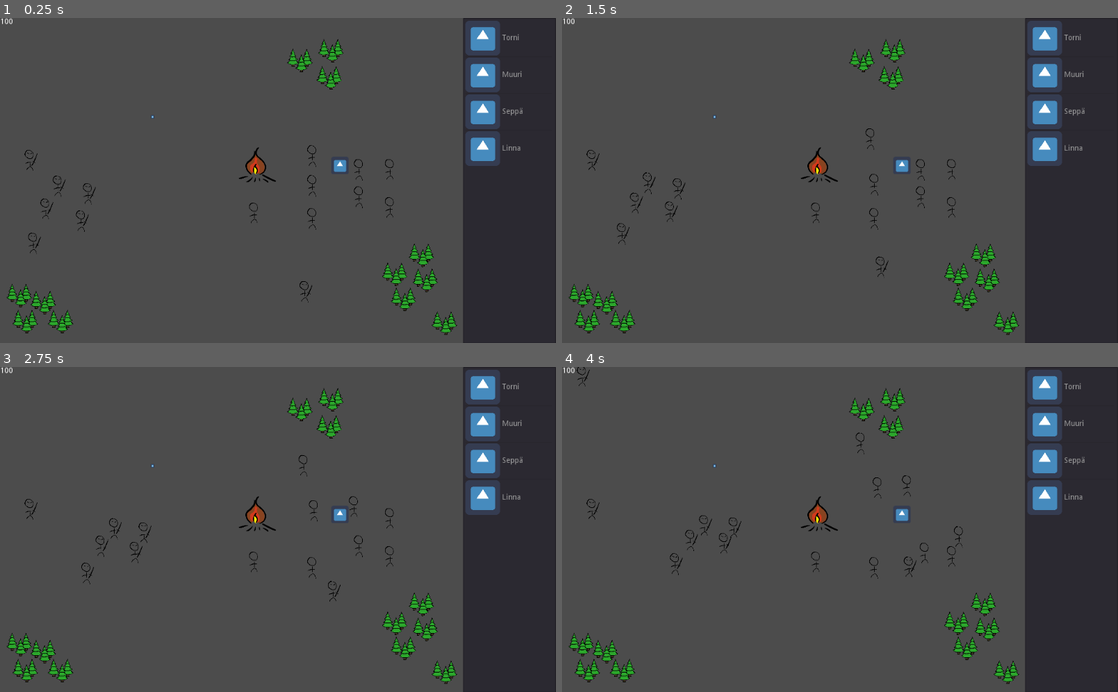
Above: before the commit, frames 1-4 (two rows, left to right).
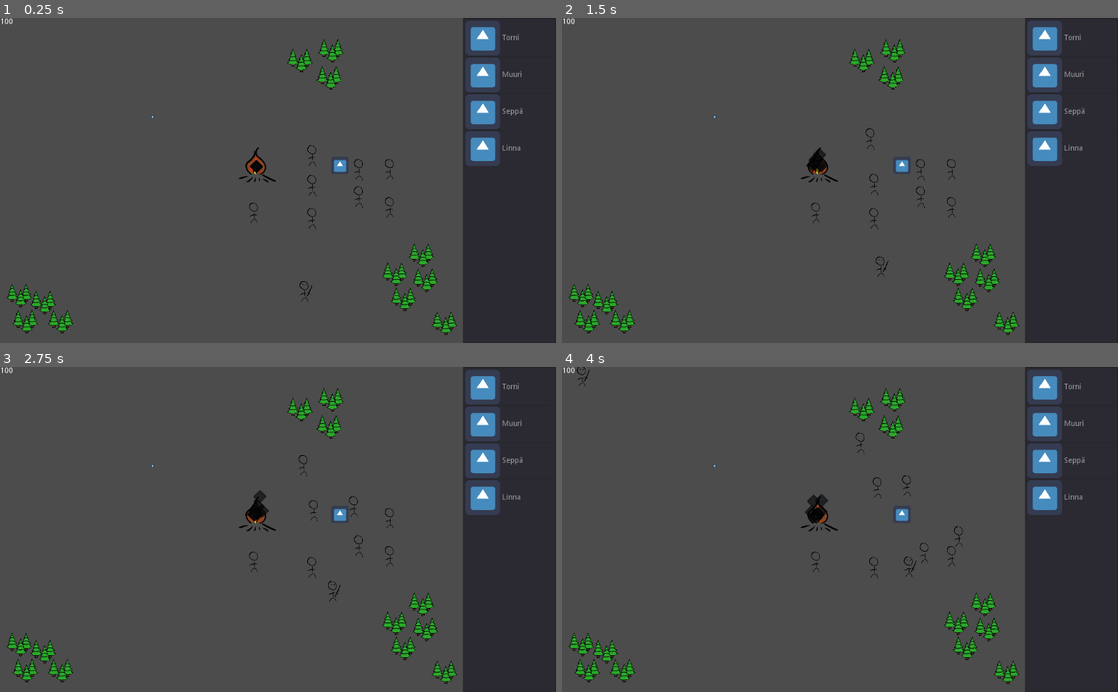
Above: after the commit, the same moments.

Repository: fedzel/pimi-tdogotit
Game: Godot game, scene res://Scenes/World.tscn
The game is run twice, just before and just after one commit, with the same random seed, the same clock (stepped at 60 frames per second) and the same inputs. The engine's default icon, where the game draws it, is replaced by a stand-in: a white triangle on a blue panel in a dark square.
Inputs (mouse positions are in pixels of both pictures, inside the frame that each line leads up to):
- Up to frame 1 (0.25 s): no input
- Up to frame 2 (1.5 s): move the mouse to (862, 63) at 0.52 s; press the mouse at (862, 63) at 0.53 s; move the mouse to (890, 83) at 1.27 s; release the mouse at (890, 83) at 1.28 s; tap Middle mouse button (middle_mouse_button) at 1.35 s; click (890, 83) at 1.42 s
- Up to frame 3 (2.75 s): move the mouse to (333, 402) at 2.02 s; press the mouse at (333, 402) at 2.03 s
- Up to frame 4 (4 s): move the mouse to (984, 607) at 2.77 s; release the mouse at (984, 607) at 2.78 s; tap Middle mouse button (middle_mouse_button) at 2.85 s; click (984, 607) at 2.92 s; move the mouse to (956, 627) at 3.52 s; press the mouse at (956, 627) at 3.53 s

The runs differ from the first frame. In frame 1, 0.2% of the frame differs, in the area x 4-48%, y 40-73%; in frame 2, 0.3%; in frame 3, 0.3%; in frame 4, 0.4%, in the area x 4-48%, y 39-65%.

Commit message:
BonfireTask created

Diff:
--- a/Scenes/Bonfire.tscn
+++ b/Scenes/Bonfire.tscn
@@ -1,8 +1,11 @@
-[gd_scene load_steps=4 format=2]
+[gd_scene load_steps=5 format=2]
 
 [ext_resource path="res://Scenes/Building.tscn" type="PackedScene" id=1]
 [ext_resource path="res://Scripts/Bonfire.gd" type="Script" id=2]
 [ext_resource path="res://Assets/Fire.png" type="Texture" id=3]
+
+[sub_resource type="RectangleShape2D" id=1]
+extents = Vector2( 17.9073, 29.0658 )
 
 [node name="Bonfire" instance=ExtResource( 1 )]
 script = ExtResource( 2 )
@@ -10,3 +13,10 @@
 [node name="Sprite" parent="." index="1"]
 scale = Vector2( 0.2, 0.2 )
 texture = ExtResource( 3 )
+
+[node name="Area2D" type="Area2D" parent="." index="4"]
+
+[node name="CollisionShape2D" type="CollisionShape2D" parent="Area2D" index="0"]
+shape = SubResource( 1 )
+[connection signal="input_event" from="." to="." method="_on_Bonfire_input_event"]
+[connection signal="input_event" from="Area2D" to="." method="_on_Area2D_input_event"]
--- a/Scenes/Villager.tscn
+++ b/Scenes/Villager.tscn
@@ -4,9 +4,9 @@
 [ext_resource path="res://Scripts/Villager.gd" type="Script" id=2]
 [ext_resource path="res://Assets/Villager.png" type="Texture" id=3]
 
-[node name="Villager" instance=ExtResource( 1 )]
+[node name="Villager" index="0" instance=ExtResource( 1 )]
 collision_layer = 2
-collision_mask = 15
+collision_mask = 4
 script = ExtResource( 2 )
 
 [node name="Sprite" parent="." index="0"]
--- a/Scenes/World.tscn
+++ b/Scenes/World.tscn
@@ -72,24 +72,6 @@
 [node name="Enemies" type="Node2D" parent="Navigation2D"]
 editor/display_folded = true
 
-[node name="Extinguisher5" parent="Navigation2D/Enemies" instance=ExtResource( 2 )]
-position = Vector2( 96.2452, 314.798 )
-
-[node name="Extinguisher4" parent="Navigation2D/Enemies" instance=ExtResource( 2 )]
-position = Vector2( 139.554, 380.792 )
-
-[node name="Extinguisher3" parent="Navigation2D/Enemies" instance=ExtResource( 2 )]
-position = Vector2( 151.927, 329.234 )
-
-[node name="Extinguisher2" parent="Navigation2D/Enemies" instance=ExtResource( 2 )]
-position = Vector2( 51.2991, 422.341 )
-
-[node name="Extinguisher" parent="Navigation2D/Enemies" instance=ExtResource( 2 )]
-position = Vector2( 73.56, 358.106 )
-
-[node name="Saboteur" parent="Navigation2D/Enemies" instance=ExtResource( 3 )]
-position = Vector2( 54.0627, 266.338 )
-
 [node name="Soldier" parent="Navigation2D/Enemies" instance=ExtResource( 7 )]
 position = Vector2( 555.699, 516.739 )
 
--- a/Scripts/Bonfire.gd
+++ b/Scripts/Bonfire.gd
@@ -1,6 +1,32 @@
 extends "res://Scripts/Building.gd"
 class_name Bonfire
 
+const VICTORY_CONDITION = 500
+
+const MAX_TASKS = 3
+var tasks = []
+
 func _ready():
 	BuildingList.bonfire = self
+	_maxHitpoints = 5000
+	hitpoints = 100
 	pass
+
+
+func _on_Bonfire_input_event(viewport, event, shape_idx):
+	pass
+
+
+func _on_Area2D_input_event(viewport, event, shape_idx):
+	print("piip")
+	if event is InputEventMouseButton:
+		var mouseEvent = event as InputEventMouseButton
+		if mouseEvent.is_pressed() && mouseEvent.button_index == BUTTON_LEFT && tasks.size() < MAX_TASKS:
+			var task = BonfireTask.new(BuildingList.storage, self)
+			TaskList.tasks.append(task)
+			tasks.append(task)
+			print("Task Created")
+		elif mouseEvent.is_pressed() && mouseEvent.button_index == BUTTON_RIGHT && tasks.size() > 0:
+			var task = tasks[tasks.size()-1]
+			task.cancel()
+			tasks.erase(task)
--- /dev/null
+++ b/Scripts/Tasks/BonfireTask.gd
@@ -0,0 +1,57 @@
+extends "res://Scripts/Tasks/Task.gd"
+class_name BonfireTask
+
+var storage: Storage
+var bonfire
+
+const WOOD_CAPACITY = 25
+
+var _goingToStorage = true
+var _workTime = 0
+const _maxPickupTime = 2
+const _maxUnloadTime = 1
+var _finishAfterDelivery = false
+
+func _init(storageIn, bonfireIn):
+	self.storage = storageIn
+	self.bonfire = bonfireIn
+
+func start(mob: Mob):
+	mob.setTarget(self.storage.position)
+
+func perform(mob: Mob, delta: float):
+	if _goingToStorage:
+		if self.isAtLocation(mob, storage.position):
+			print("at storage")
+			_workTime += delta
+			if _workTime > _maxPickupTime:
+				_workTime = 0
+				_goingToStorage = false
+				mob.setTarget(bonfire.position)
+				print("target = bonfire")
+				new_script.wood -= WOOD_CAPACITY
+	else:
+		if self.isAtLocation(mob, self.bonfire.position):
+			print("at bonfire")
+			_workTime += delta
+			if _workTime > _maxUnloadTime:
+				print("unloaded")
+				_workTime = 0
+				_goingToStorage = true
+				bonfire.hitpoints += WOOD_CAPACITY
+				if _finishAfterDelivery:
+					finished = true
+				else:
+					print("target = storage")
+					mob.setTarget(self.storage.position)
+
+
+func cancel():
+	if _goingToStorage:
+		finished = true
+	else:
+		_finishAfterDelivery = true
+
+
+func outcome(mob: Mob):
+	pass
--- a/Scripts/Tasks/WoodTask.gd
+++ b/Scripts/Tasks/WoodTask.gd
@@ -4,7 +4,7 @@
 var storage: Storage
 var woods
 
-const WOOD_CAPACITY = 500
+const WOOD_CAPACITY = 50
 
 var _goingToTree = true
 var _workTime = 0
--- a/project.godot
+++ b/project.godot
@@ -13,6 +13,11 @@
 "class": "Bonfire",
 "language": "GDScript",
 "path": "res://Scripts/Bonfire.gd"
+}, {
+"base": "Node",
+"class": "BonfireTask",
+"language": "GDScript",
+"path": "res://Scripts/Tasks/BonfireTask.gd"
 }, {
 "base": "Node",
 "class": "BuildTask",
@@ -76,6 +81,7 @@
 } ]
 _global_script_class_icons={
 "Bonfire": "",
+"BonfireTask": "",
 "BuildTask": "",
 "Building": "",
 "ConstructionSite": "",
